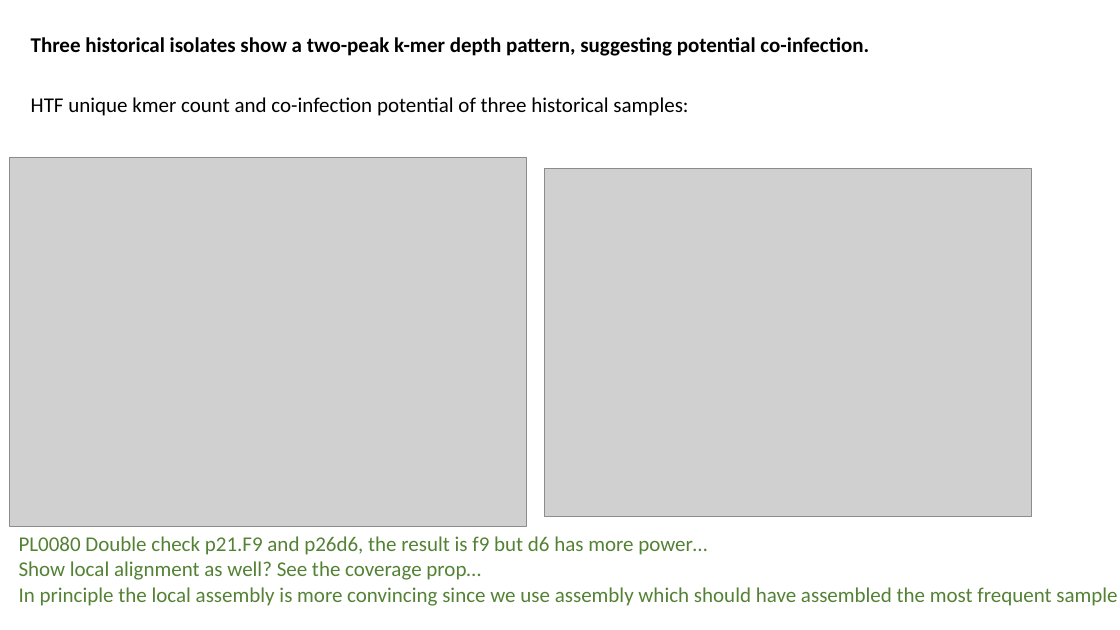
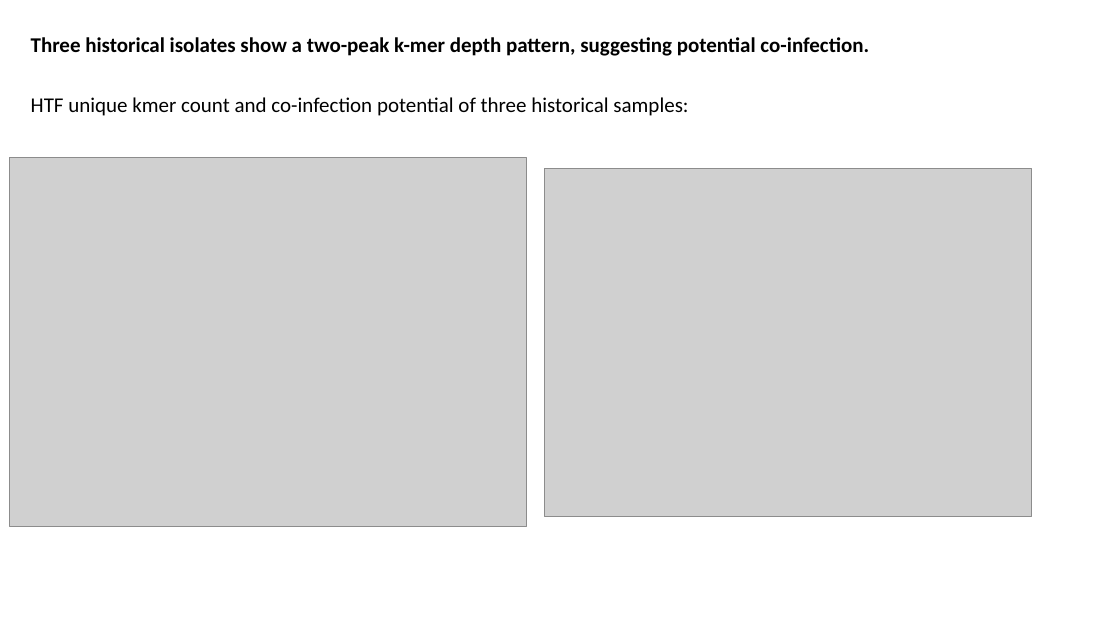
Before and after one commit to JiajunCui-jjc/HTF_OBC_historical_analysis, a slide deck: slide 8 of results/step1_HTFhaplotypes/step1.2_HTF_bykmers/step4_additionalanalysis/step2_coinfection/summary_breaking_coninfection/additional_analysis_breakingisolates_coinfection.pptx (slide 9 before the commit). Drawn at 1120x630 pixels with LibreOffice and Linux fonts; fonts in the diff are those of the drawing; grey boxes stand for pictures. Boxes give left, top, right and bottom in pixels: in the first picture for what was removed or moved away, otherwise in the second. Text is boxed around its words. In the diff, an @@ line names an element or a change of style, - is before the commit and + after.

```diff
--- a/results/step1_HTFhaplotypes/step1.2_HTF_bykmers/step4_additionalanalysis/step2_coinfection/summary_breaking_coninfection/additional_analysis_breakingisolates_coinfection.pptx
+++ b/results/step1_HTFhaplotypes/step1.2_HTF_bykmers/step4_additionalanalysis/step2_coinfection/summary_breaking_coninfection/additional_analysis_breakingisolates_coinfection.pptx
@@ text removed at (19,536,1117,606) @@
-PL0080 Double check p21.F9 and p26d6, the result is f9 but d6 has more power…
-Show local alignment as well? See the coverage prop…
-In principle the local assembly is more convincing since we use assembly which should have assembled the most frequent sample
```
Also in this commit, not shown: 1 slide removed.
